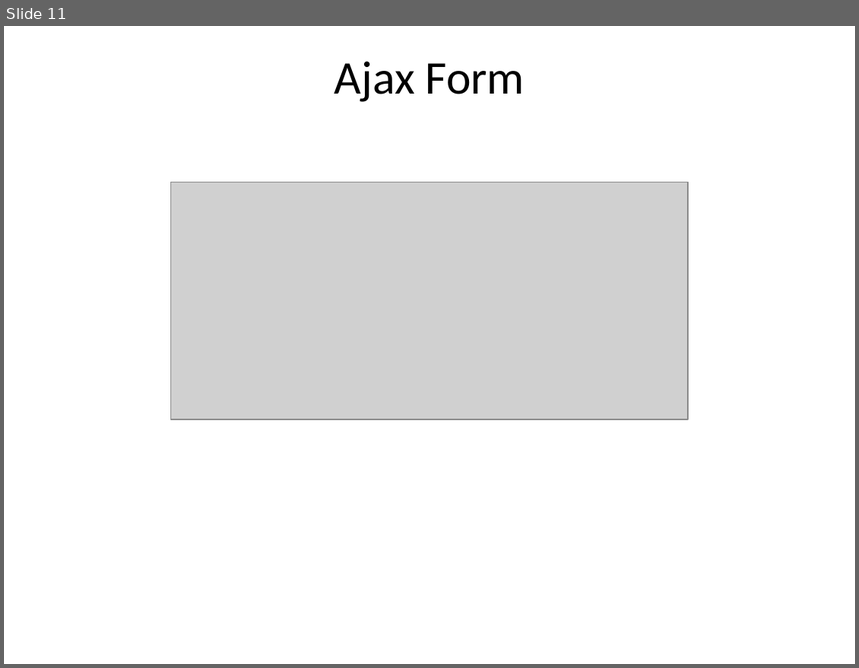
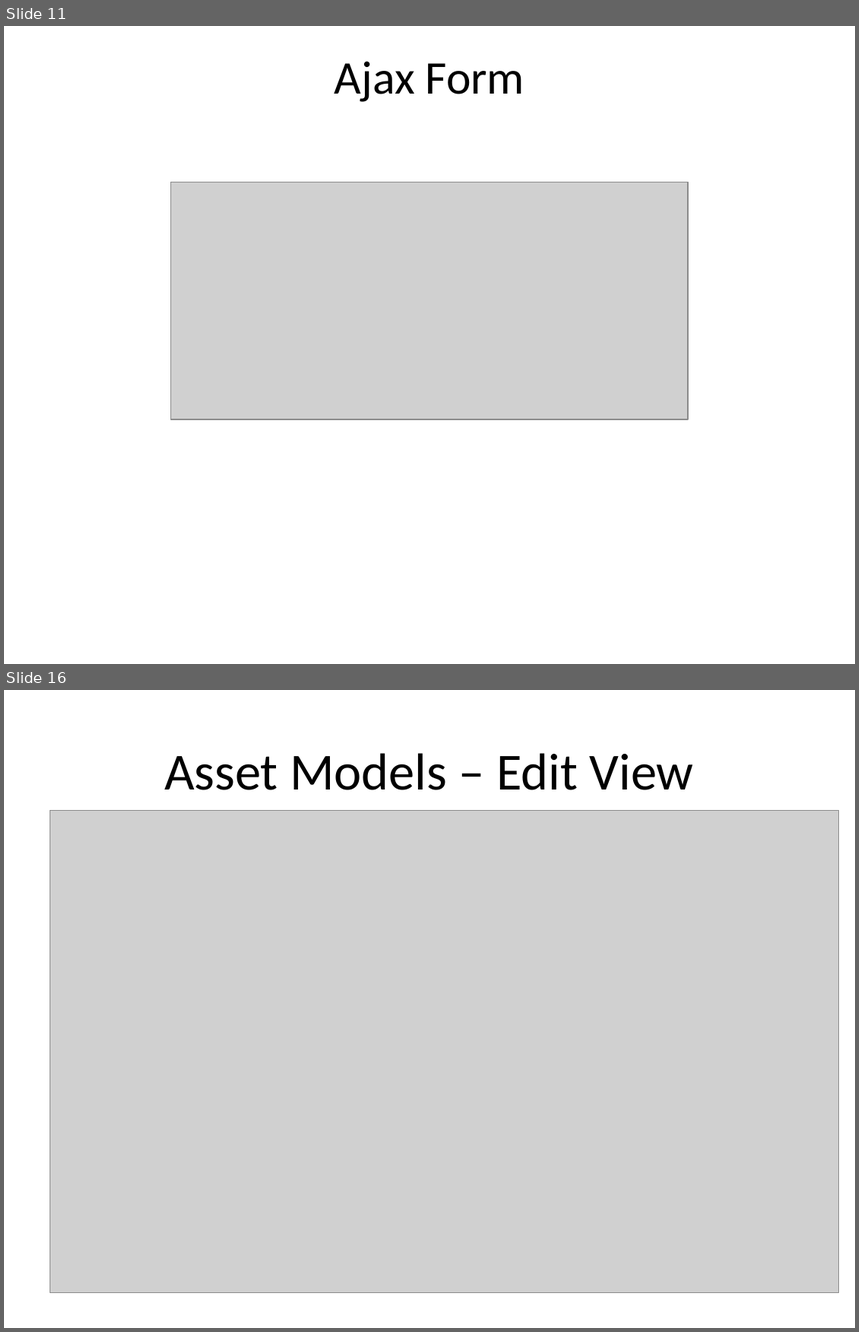
Before and after one commit to mikey32230/InventoryManagement, a slide deck: 3610 Presentation.pptx. Shown one above the other, each under a label of ours: slide 11 before the commit, slides 11 and 16 after it; the slides between them are not shown. The pictures are 859x668 and 859x1332 pixels, drawn with LibreOffice and Linux fonts; fonts in the diff are those of the drawing; grey boxes stand for pictures. Boxes give left, top, right and bottom in pixels: in the first picture for what was removed or moved away, otherwise in the second. Text is boxed around its words. In the diff, an @@ line names an element or a change of style, - is before the commit and + after.

```diff
--- a/3610 Presentation.pptx
+++ b/3610 Presentation.pptx
@@ slide 16 added at (x1=4, y1=690, x2=855, y2=1328), background #FFFFFF @@
@@ title added at (x1=164, y1=753, x2=694, y2=790), 44 pt, text #000000 @@
+Asset Models – Edit View
@@ picture added at (x1=50, y1=811, x2=839, y2=1293) @@
```
Also in this commit, not shown: 11 other slides changed, 5 other slides added.
